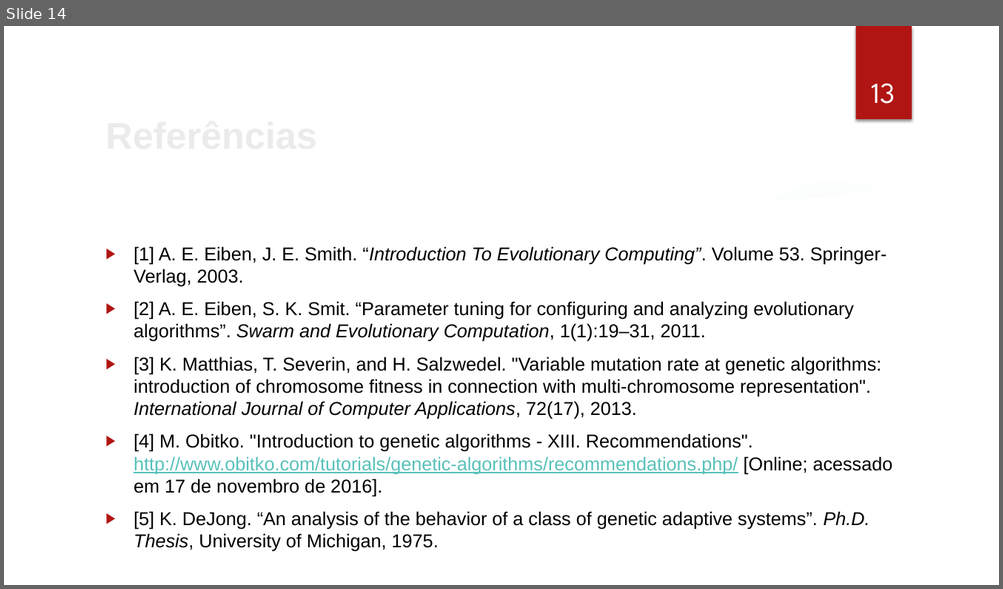
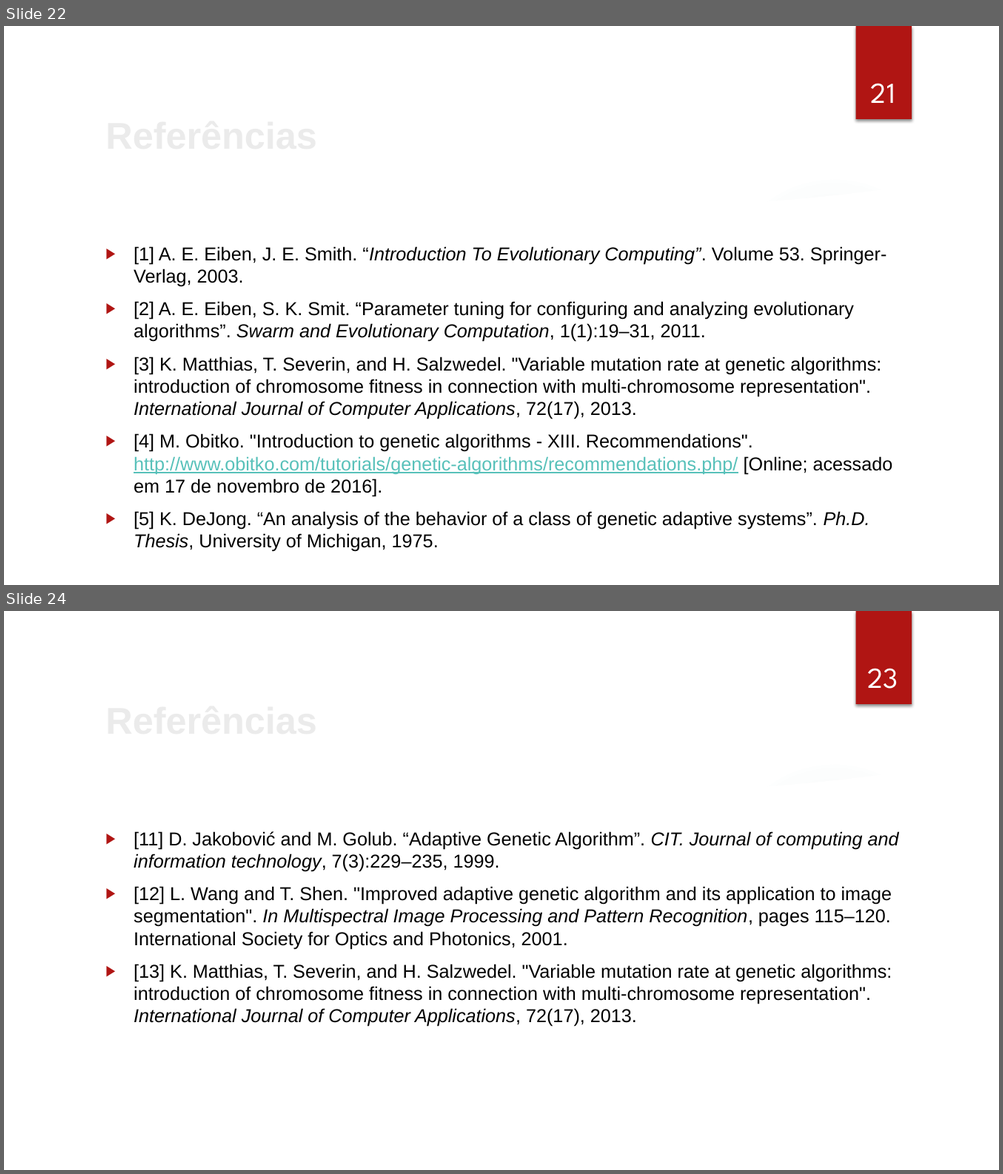
Before and after one commit to cassioss/genetics, a slide deck: presentations/TG2_Apresentacao_Cassio.pptx. Shown one above the other, each under a label of ours: slide 14 before the commit, slides 22 and 24 after it; the slides between them are not shown. The pictures are 1003x589 and 1003x1174 pixels, drawn with LibreOffice and Linux fonts; fonts in the diff are those of the drawing; background and template pictures are left out. Boxes give left, top, right and bottom in pixels: in the first picture for what was removed or moved away, otherwise in the second. Text is boxed around its words. In the diff, an @@ line names an element or a change of style, - is before the commit and + after.

```diff
--- a/presentations/TG2_Apresentacao_Cassio.pptx
+++ b/presentations/TG2_Apresentacao_Cassio.pptx
@@ slide 24 added at (4, 611, 999, 1170), background picture (left out); not listed: 7 template elements that a slide beside it also shows @@
@@ page number added at (868, 668, 898, 689), 28 pt, text #FFFFFF @@
+23
@@ title added at (98, 690, 818, 748), 36 pt, text #EBEBEB, bold @@
+Referências
@@ text added at (134, 832, 899, 1027), 18 pt, text #000000 @@
+▶ [11] D. Jakobović and M. Golub. “Adaptive Genetic Algorithm”. CIT. Journal of computing and information technology, 7(3):229–235, 1999.
+▶ [12] L. Wang and T. Shen. "Improved adaptive genetic algorithm and its application to image segmentation". In Multispectral Image Processing and Pattern Recognition, pages 115–120. International Society for Optics and Photonics, 2001.
+▶ [13] K. Matthias, T. Severin, and H. Salzwedel. "Variable mutation rate at genetic algorithms: introduction of chromosome fitness in connection with multi-chromosome representation". International Journal of Computer Applications, 72(17), 2013.
@@ what was slide 14 is now slide 22 @@
@@ page number at (871, 83, 895, 103): text changed @@
-13
+21
```
Also in this commit, not shown: 6 slides changed, 8 other slides added, 9 other files.
